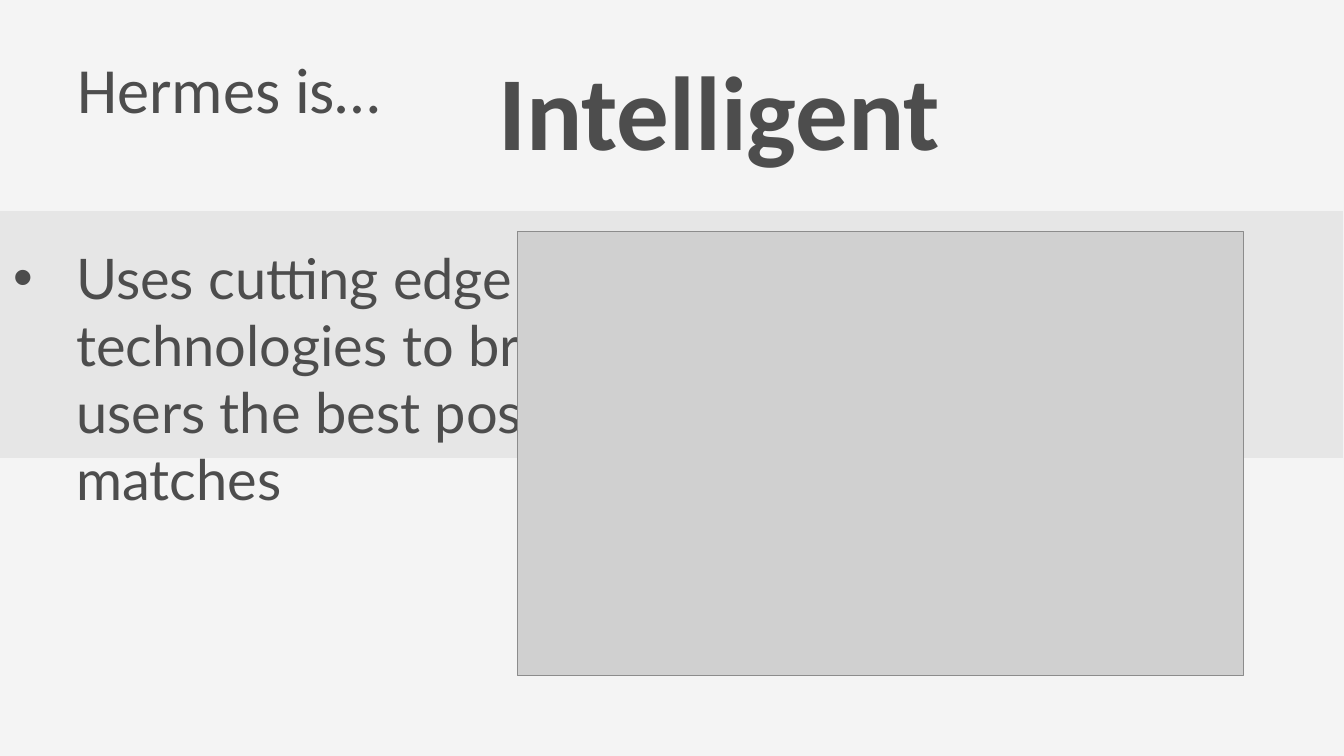
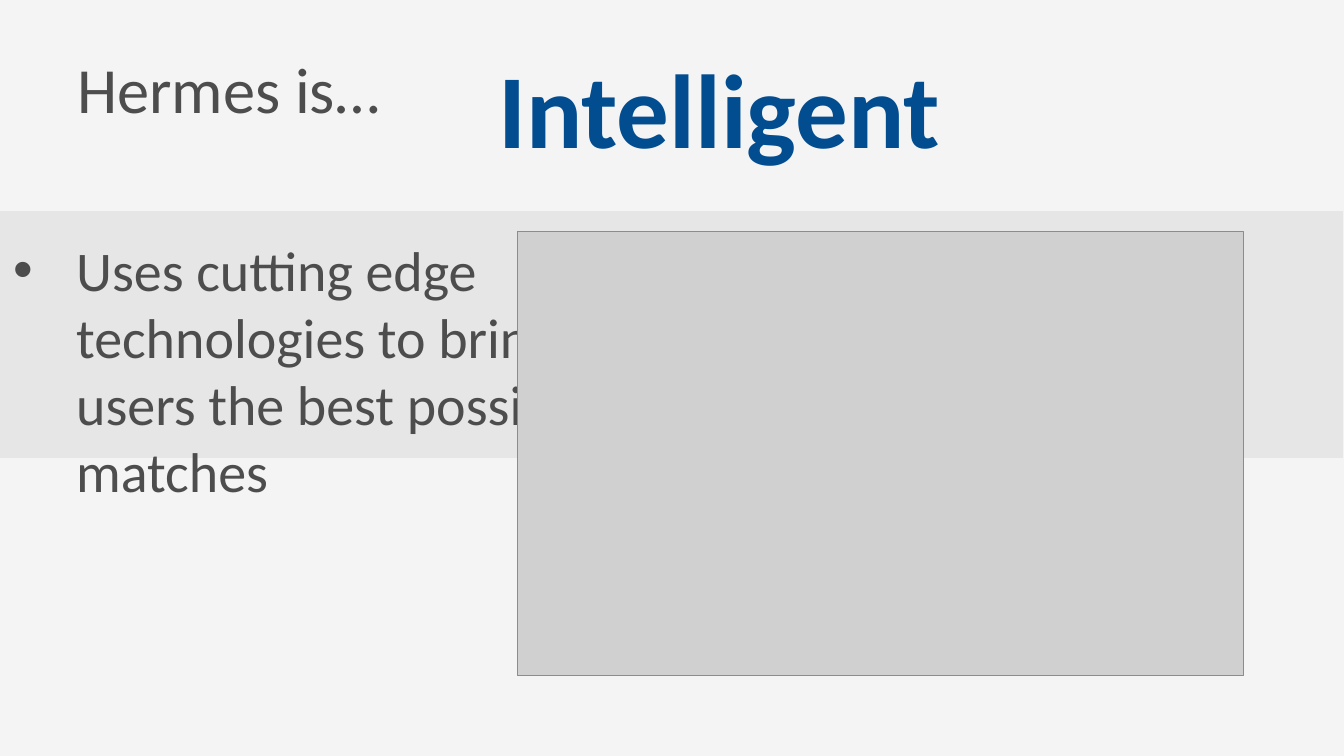
Before and after one commit to yoavz/hermes-poc, a slide deck: slide 7 of pitch.pptx. Drawn at 1344x756 pixels with LibreOffice and Linux fonts; fonts in the diff are those of the drawing; grey boxes stand for pictures. Boxes give left, top, right and bottom in pixels: in the first picture for what was removed or moved away, otherwise in the second. Text is boxed around its words. In the diff, an @@ line names an element or a change of style, - is before the commit and + after.

```diff
--- a/pitch.pptx
+++ b/pitch.pptx
@@ text "Intelligent" at [498,74,939,166]: text colour #4D4D4D to #024C90 @@
@@ free "Uses cutting edge technologies to ...": place and size @@
-free "Uses cutting edge technologies to ..." at [13,243,640,656]
+free "Uses cutting edge technologies to ..." at [13,235,640,648]
@@ free "Uses cutting edge technologies to ..." at [13,235,640,648]: font Lato to Calibri @@
```
Also in this commit, not shown: 3 other slides changed, 2 slides added, 2 other files.
